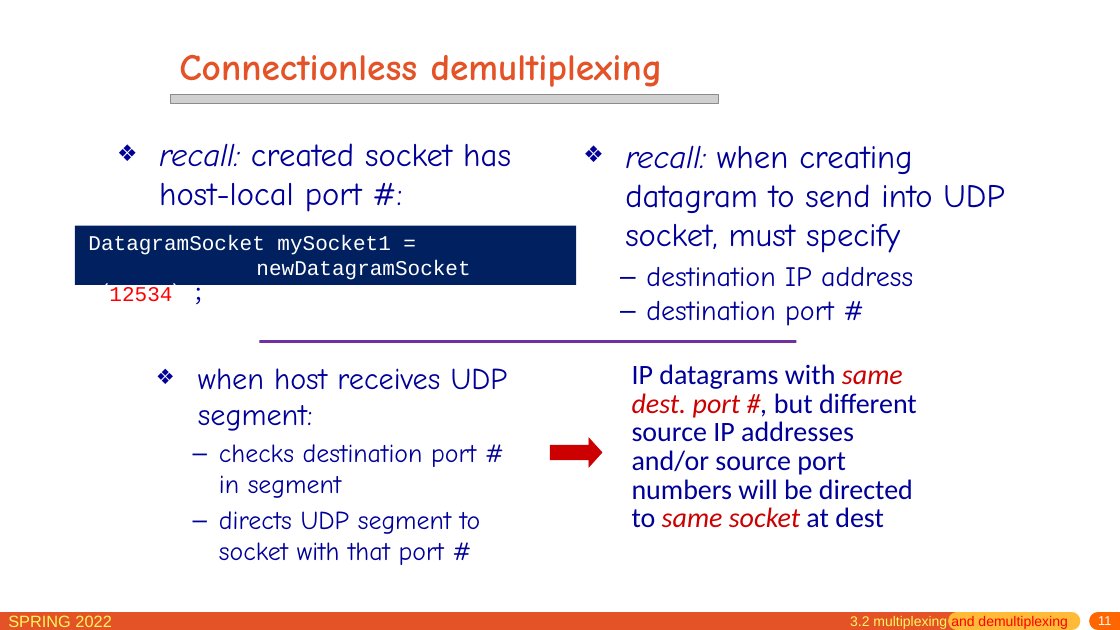
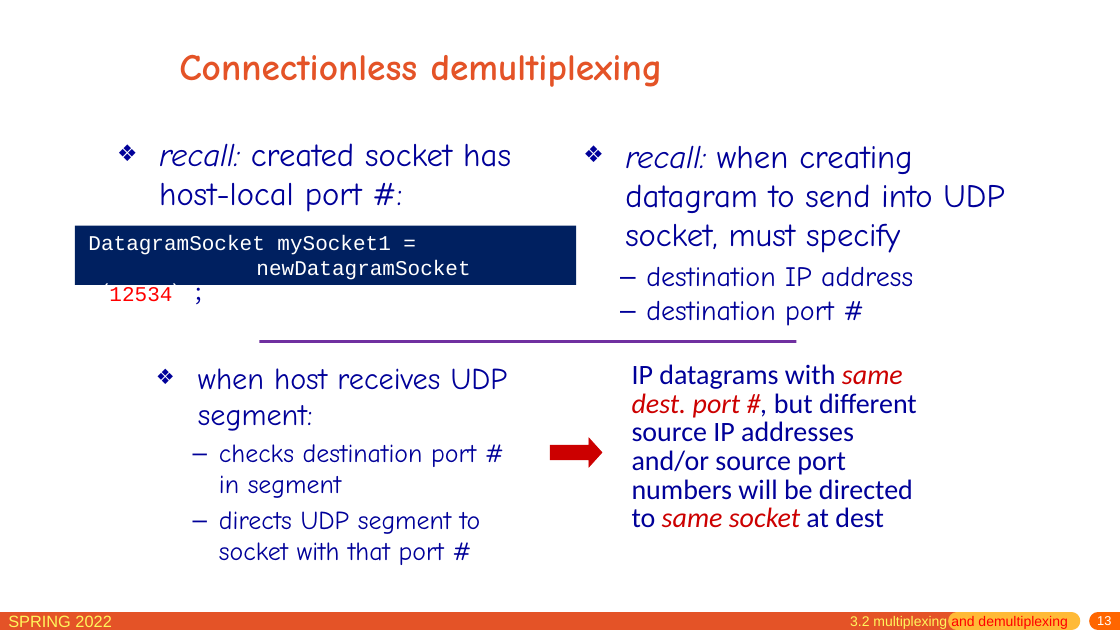
Before and after one commit to network-whu/slides, a slide deck: slide 13 of pptx/chapter3.pptx (slide 11 before the commit). Drawn at 1120x630 pixels with LibreOffice and Linux fonts; fonts in the diff are those of the drawing; grey boxes stand for pictures. Boxes give left, top, right and bottom in pixels: in the first picture for what was removed or moved away, otherwise in the second. Text is boxed around its words. In the diff, an @@ line names an element or a change of style, - is before the commit and + after.

```diff
--- a/pptx/chapter3.pptx
+++ b/pptx/chapter3.pptx
@@ picture removed at (x1=171, y1=94, x2=718, y2=103) @@
@@ page number at (x1=1097, y1=616, x2=1111, y2=625): text changed @@
-11
+13
```
Also in this commit, not shown: 22 other slides changed, 4 slides added, 2 other files.
